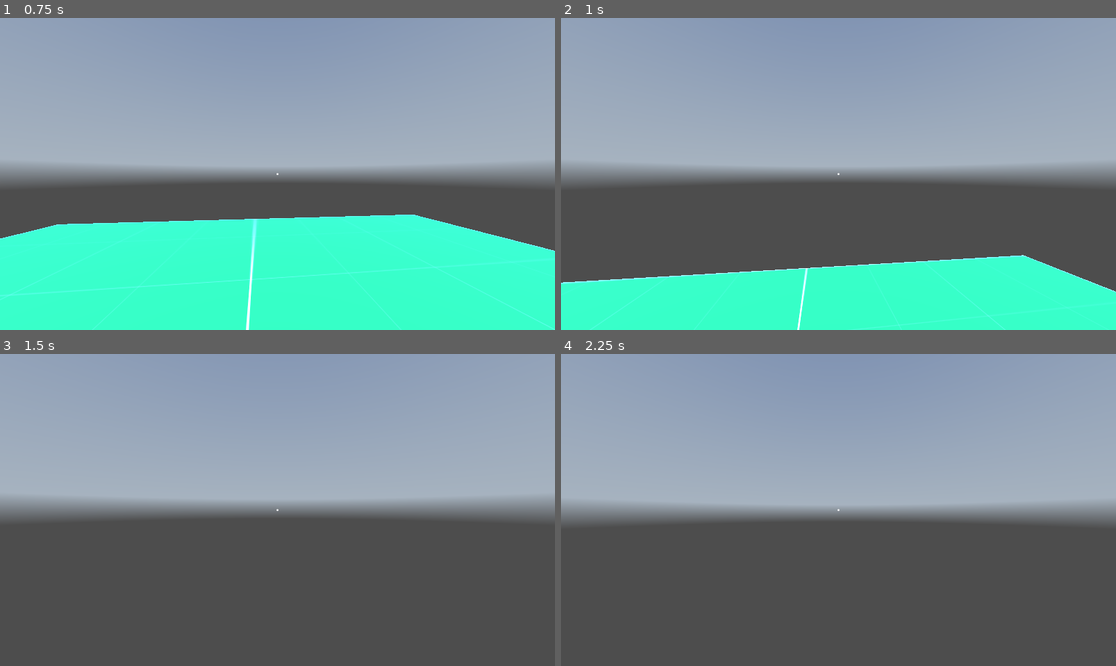
Above: before the commit, frames 1-4 (two rows, left to right).
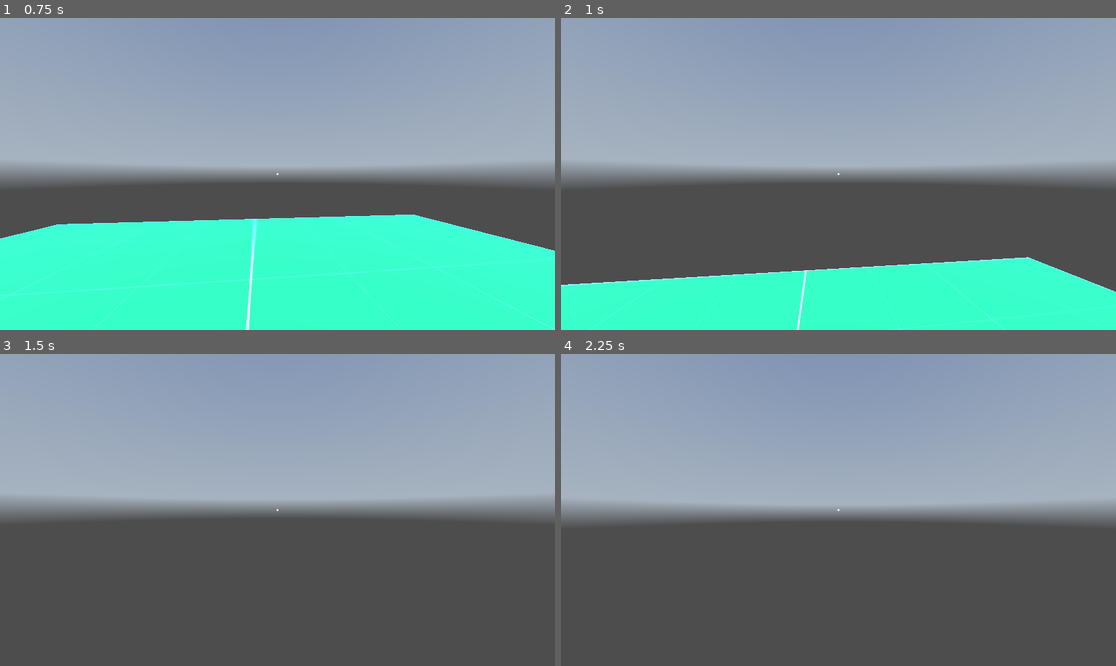
Above: after the commit, the same moments.

Repository: ColormaticStudios/quality-godot-first-person
Game: Godot game, scene res://scenes/world.tscn
Two runs of this game, one before a commit and one after it. Both use one fixed random seed, a clock stepped at 60 frames per second and the inputs below. A sky picture missing from this copy of the repository is replaced by a grey-blue gradient.
Inputs (mouse positions are in pixels of both pictures, inside the frame that each line leads up to):
- Up to frame 1 (0.75 s): move the mouse to (305, 174) at 0.52 s; hold W (move_forward) from 0.53 s (still down); hold Shift (move_sprint) from 0.53 s (still down)
- Up to frame 2 (1 s): keep holding W (move_forward); keep holding Shift (move_sprint); tap Space (move_jump) at 0.77 s; tap Ctrl (move_crouch, bound only after the commit) at 0.8 s
- Up to frame 3 (1.5 s): keep holding W (move_forward); move the mouse to (249, 510) at 1.27 s; release Shift (move_sprint) at 1.28 s; tap Ctrl (move_crouch, bound only after the commit) at 1.35 s
- Up to frame 4 (2.25 s): keep holding W (move_forward); tap Space (move_jump) at 1.52 s; tap Shift (move_sprint) at 1.55 s; tap Enter at 2 s; move the mouse to (849, 503) at 2.02 s; hold Shift (move_sprint) from 2.03 s (still down)

Frame 1 is identical in both runs. In frame 2, 1.0% of the frame differs, in the area x 0-100%, y 75-100%; in frame 3, less than 0.1%; in frame 4, less than 0.1%.

Commit message:
Add crouching

Diff:
--- a/data/player/player.gd
+++ b/data/player/player.gd
@@ -1,20 +1,29 @@
 extends CharacterBody3D
 
+
+@export var sprint_enabled = true
+@export var crouch_enabled = true
 
 @export var base_speed = 5
 @export var sprint_speed = 8
 @export var jump_velocity = 4
 @export var sensitivity = 0.1
 @export var accel = 10
+@export var crouch_speed = 3
 var speed = base_speed
 var sprinting = false
+var crouching = false
 var camera_fov_extents = [75.0, 85.0] #index 0 is normal, index 1 is sprinting
+var base_player_y_scale = 1.0
+var crouch_player_y_scale = 0.75
 
 
 @onready var parts = {
 	"head": $head,
 	"camera": $head/camera,
-	"camera_animation": $head/camera/camera_animation
+	"camera_animation": $head/camera/camera_animation,
+	"body": $body,
+	"collision": $collision
 }
 @onready var world = get_parent()
 
@@ -28,14 +37,22 @@
 	parts.camera.current = true
 
 func _process(delta):
-	if Input.is_action_pressed("move_sprint"):
+	if Input.is_action_pressed("move_sprint") and !Input.is_action_pressed("move_crouch"):
 		sprinting = true
 		speed = sprint_speed
 		parts.camera.fov = lerp(parts.camera.fov, camera_fov_extents[1], 10*delta)
+	elif Input.is_action_pressed("move_crouch") and !Input.is_action_pressed("move_sprint"):
+		crouching = true
+		speed = crouch_speed
+		parts.body.scale.y = lerp(parts.body.scale.y, crouch_player_y_scale, 10*delta) #change this to starting a crouching animation or whatever
+		parts.collision.scale.y = lerp(parts.collision.scale.y, crouch_player_y_scale, 10*delta)
 	else:
 		sprinting = false
+		crouching = false
 		speed = base_speed
 		parts.camera.fov = lerp(parts.camera.fov, camera_fov_extents[0], 10*delta)
+		parts.body.scale.y = lerp(parts.body.scale.y, base_player_y_scale, 10*delta) #see comment on line 48
+		parts.collision.scale.y = lerp(parts.collision.scale.y, base_player_y_scale, 10*delta)
 
 func _physics_process(delta):
 	if not is_on_floor():
--- a/data/player/player.tscn
+++ b/data/player/player.tscn
@@ -60,5 +60,5 @@
 [node name="crosshair" type="Sprite2D" parent="hud_camera"]
 texture = ExtResource("2_nq3sk")
 
-[node name="MeshInstance3D" type="MeshInstance3D" parent="."]
+[node name="body" type="MeshInstance3D" parent="."]
 mesh = SubResource("CapsuleMesh_3oyv7")
--- a/project.godot
+++ b/project.godot
@@ -52,3 +52,8 @@
 "events": [Object(InputEventKey,"resource_local_to_scene":false,"resource_name":"","device":-1,"window_id":0,"alt_press …(182 unchanged characters)…
 ]
 }
+move_crouch={
+"deadzone": 0.5,
+"events": [Object(InputEventKey,"resource_local_to_scene":false,"resource_name":"","device":-1,"window_id":0,"alt_pressed":false,"shift_pressed":false,"ctrl_pressed":false,"meta_pressed":false,"pressed":false,"keycode":0,"physical_keycode":4194326,"key_label":0,"unicode":0,"echo":false,"script":null)
+]
+}
--- a/scenes/world.tscn
+++ b/scenes/world.tscn
@@ -18,7 +18,7 @@
 ssao_enabled = true
 fog_light_energy = 0.1
 volumetric_fog_enabled = true
-volumetric_fog_density = 0.01
+volumetric_fog_density = 0.02
 
 [sub_resource type="StandardMaterial3D" id="StandardMaterial3D_jxrtg"]
 albedo_texture = ExtResource("3_hpn24")
Not shown, changed: .gitignore
Not shown, changed: README.md
